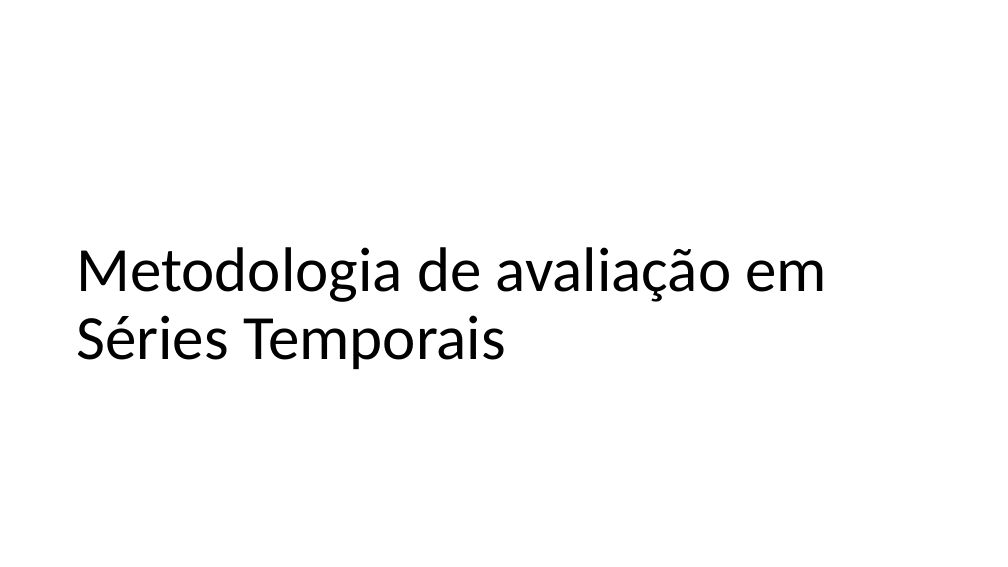
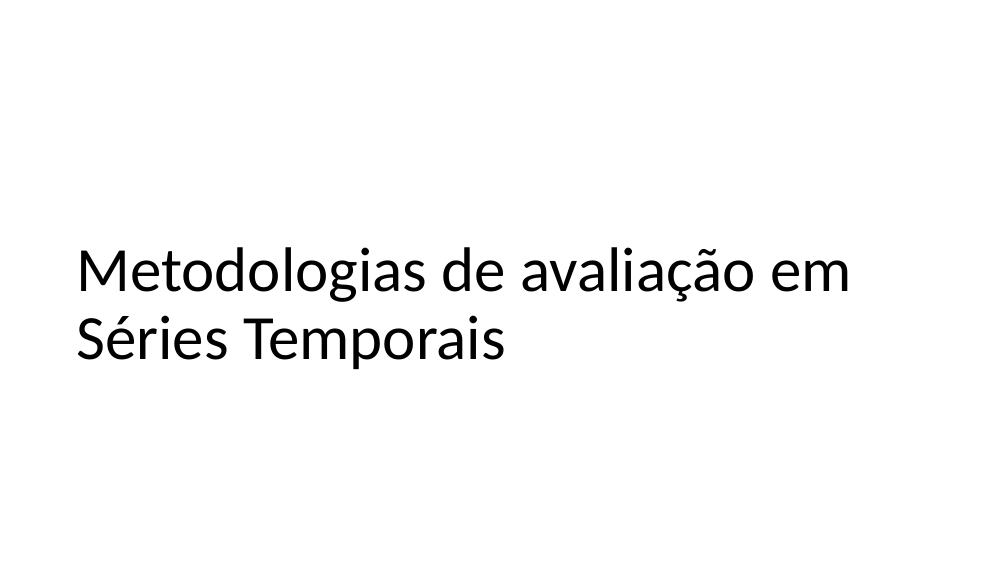
Before and after one commit to MiguelLoureiro98/timecave, a slide deck: slide 2 of papers/.ppt/TimeSeriesCV_11042024.pptx. Drawn at 1008x567 pixels with LibreOffice and Linux fonts; fonts in the diff are those of the drawing. Boxes give left, top, right and bottom in pixels: in the first picture for what was removed or moved away, otherwise in the second. Text is boxed around its words. In the diff, an @@ line names an element or a change of style, - is before the commit and + after.

```diff
--- a/papers/.ppt/TimeSeriesCV_11042024.pptx
+++ b/papers/.ppt/TimeSeriesCV_11042024.pptx
@@ title at (x1=76, y1=247, x2=852, y2=369): text changed @@
-Metodologia de avaliação em Séries Temporais
+Metodologias de avaliação em Séries Temporais
```
Also in this commit, not shown: 3 other slides changed, 1 other file.
